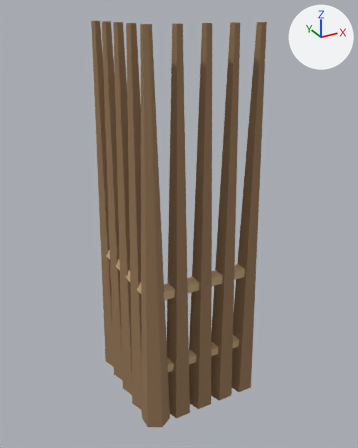
Two versions of the glTF model assets/3d/models/palisade_03.glb, one commit apart.
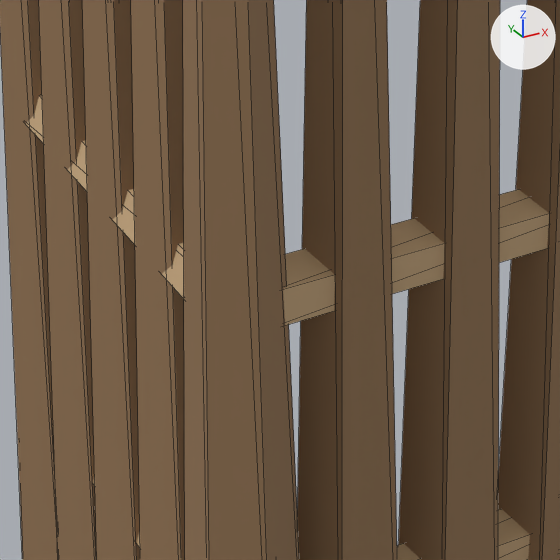
Each version appears first whole from a 50 mm camera at (-0.797, -1.685, 1.857) aimed at (0.258, 0.232, 0.899), and next in a close-up on the part from 28% to 63% of the width and 51% to 79% of the height. The axes (+X, +Y, +Z) are drawn at upper right. The lights are the same throughout. The first two pictures are the older version. The close-ups show mesh edges as thin lines. Vertices at exactly the same position are counted once.

The first close-up shows 'palisade_03'.
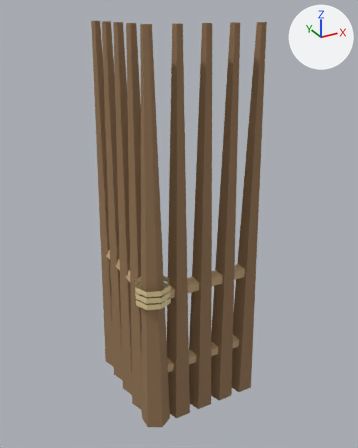
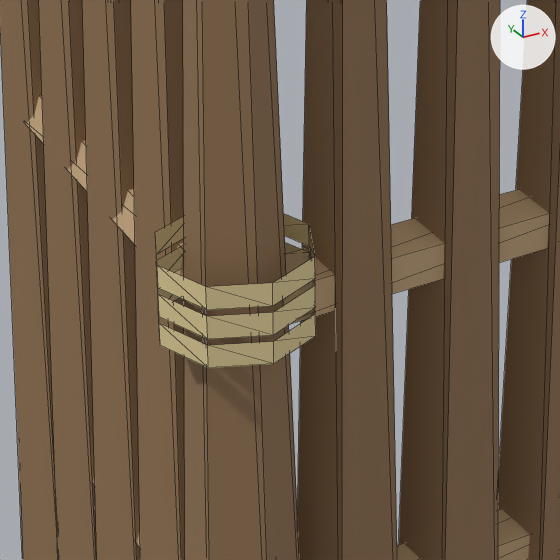
What differs and where, as boxes [x1, y1, x2, y2] in the close-ups (560 x 560 px):
part 1 of me_palisade_03, added (beige)
    after: [158, 289, 316, 368]
part 2 of me_palisade_03, added (beige)
    after: [156, 242, 315, 339]
part 3 of me_palisade_03, added (beige)
    after: [155, 214, 315, 310]

The change, as a list of edits to the scene's bpy script:
```text
Add mat_thatch:
    mat_thatch = principled_material('thatch')
    mat_thatch.base_color = (0.78, 0.64, 0.33)  # beige #e5d19b
    mat_thatch.roughness = 0.85
Change me_palisade_03:
    used by ob_palisade_03; location = (0.0, 0.0, 0.0)
    remove me_palisade_03.from_pydata(...)  # 132 vertices, 212 faces; spans x -0.06..0.56, y -0.07..0.56, z 0.0..1.8
    add me_palisade_03.from_pydata(...)  # 180 vertices, 260 faces; spans x -0.08..0.56, y -0.08..0.56, z 0.0..1.8
    me_palisade_03 part 1: a new loose piece of 16 vertices spanning x -0.08..0.08, y -0.08..0.08, z 0.68..0.7, in mat_thatch (beige #e5d19b)
    me_palisade_03 part 2: a new loose piece of 16 vertices spanning x -0.08..0.08, y -0.08..0.08, z 0.71..0.73, in mat_thatch (beige #e5d19b)
    me_palisade_03 part 3: a new loose piece of 16 vertices spanning x -0.08..0.08, y -0.08..0.08, z 0.74..0.77, in mat_thatch (beige #e5d19b)
    other edits to the shape of me_palisade_03 do not show in these pictures
    add me_palisade_03.materials.append(mat_thatch)  # beige #e5d19b
```
